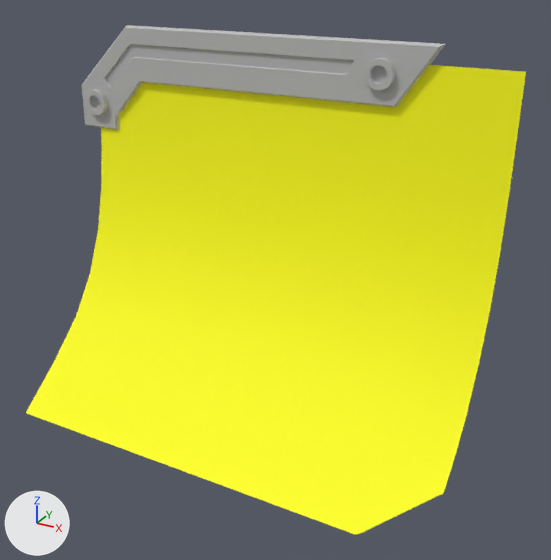
The FBX model Assets/Art/3D/HeroProps/Postit.fbx, before and after one commit.
One viewpoint serves both versions: a camera (50 mm lens) standing at (0.00961, -0.01743, 0.01328) and looking at (0.0009, -0.0016, 0.00536). Every picture has the same lights, and +X, +Y and +Z are marked at lower left. Where no turn or scale is listed for an object, it has been applied to the vertices.
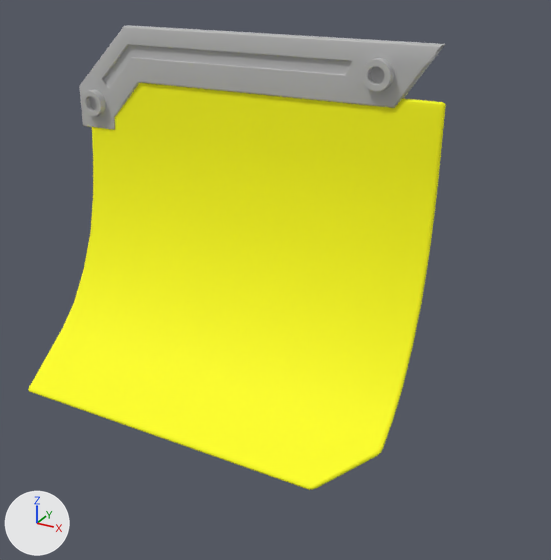
The change in detail:
me_mesh is used by ob_pplane2; location (-0.00026, -0.00196, 0.00592).
me_mesh had 1071 vertices, 1022 faces and spanned x -0.0064..0.0064, y -0.00228..0.00228, z -0.0053..0.0053.
me_mesh now has 1272 vertices, 1250 faces and spans x -0.00555..0.00555, y -0.00207..0.00207, z -0.0051..0.0051.
me_mesh part 1: the loose piece of 108 vertices spanning x -0.0064..0.00456, y 0.00203..0.00228, z 0.00232..0.0053 is scaled about its middle by (1, 1.4, 1), then moved by (0.00084, -0.00026, -0.0002).
me_mesh part 2: the loose piece of 377 vertices spanning x 0.00272..0.00347, y 0.00187..0.00218, z 0.00418..0.00494 is scaled about its middle by (1, 1.4, 1), then moved by (0.00084, -0.00031, -0.0002).
me_mesh part 3: the loose piece of 377 vertices spanning x -0.00612..-0.00537, y 0.00187..0.00218, z 0.00272..0.00348 is scaled about its middle by (1, 1.4, 1), then moved by (0.00084, -0.00031, -0.0002).
me_mesh part 4: the loose piece of 209 vertices spanning x -0.00581..0.0064, y -0.00228..0.00222, z -0.0053..0.00482 is rebuilt with 410 vertices and now spans x -0.00523..0.00555, y -0.00207..0.00196, z -0.0051..0.00382.
Object 'pPlane2' (ob_pplane2) moves from (-0.00026, -0.00196, 0.00592) to (-0.0011, -0.00175, 0.00612).

Location of each change, (x1, y1, x2, y2) in pixels of the pictures (551 x 560 px; the box of a moved part takes in the faces that stretch with it):
'pPlane2', reshaped, moved (16% narrower, 9% shorter): before (26, 25, 526, 534); after (28, 25, 446, 490)
part 1 of me_mesh, moved or reshaped: before (82, 25, 446, 130); after (79, 25, 445, 130)
part 2 of me_mesh, moved or reshaped: before (364, 57, 396, 91); after (361, 58, 394, 92)
part 3 of me_mesh, moved or reshaped: before (85, 89, 108, 115); after (81, 90, 106, 116)
part 4 of me_mesh, rebuilt (16% narrower, 13% shorter): before (26, 65, 526, 534); after (28, 83, 446, 490)
